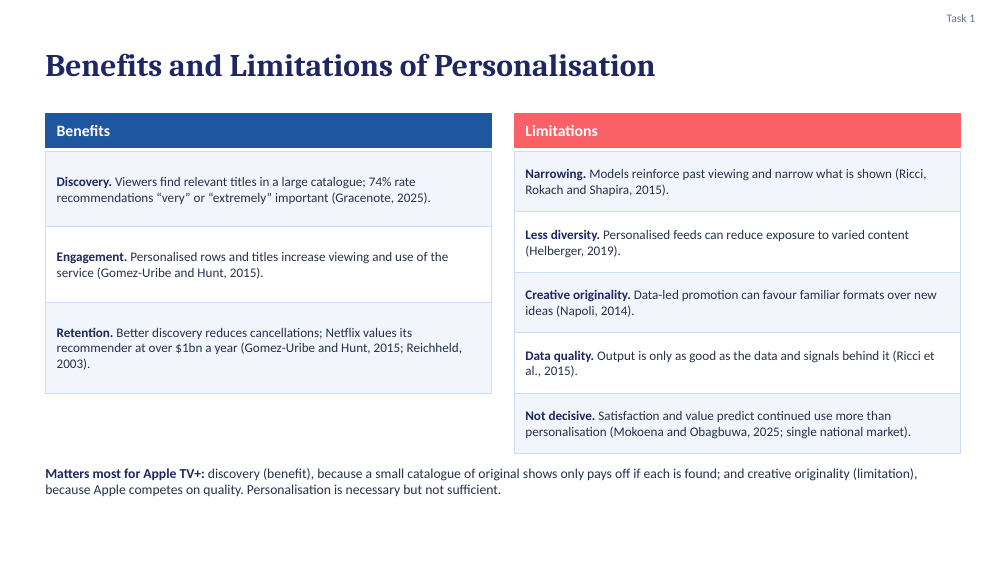
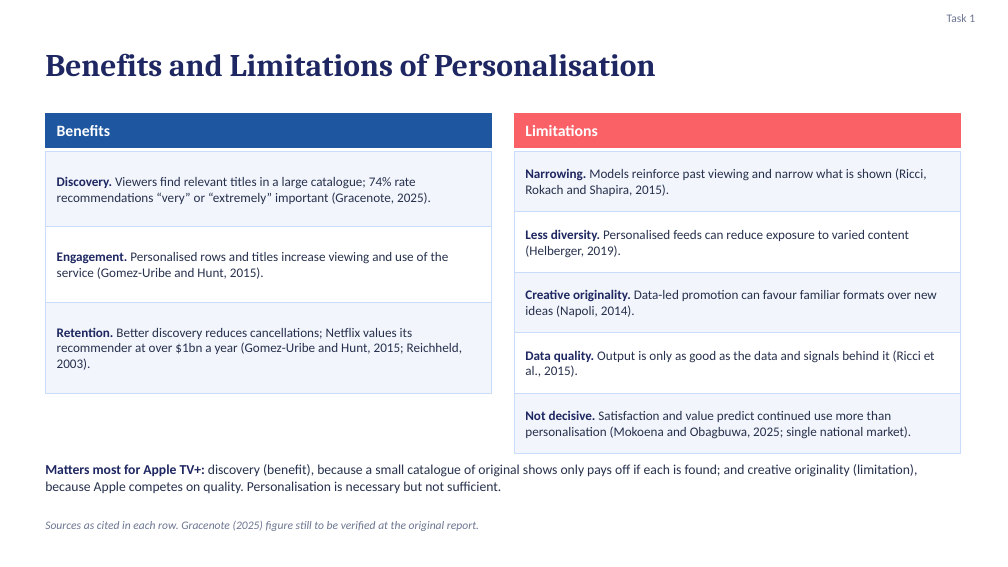
Before and after one commit to karanrg22-svg/skill, a slide deck: slide 5 of Earning-the-Signal_revised.pptx. Drawn at 1008x567 pixels with LibreOffice and Linux fonts; fonts in the diff are those of the drawing. Boxes give left, top, right and bottom in pixels: in the first picture for what was removed or moved away, otherwise in the second. Text is boxed around its words. In the diff, an @@ line names an element or a change of style, - is before the commit and + after.

```diff
--- a/Earning-the-Signal_revised.pptx
+++ b/Earning-the-Signal_revised.pptx
@@ text "Matters most for Apple TV+: ..." moved from (x1=45, y1=468, x2=918, y2=496) to (x1=45, y1=464, x2=918, y2=493) @@
@@ text added at (x1=45, y1=521, x2=479, y2=531), 11 pt, text #6B7590, italic @@
+Sources as cited in each row. Gracenote (2025) figure still to be verified at the original report.
```
Also in this commit, not shown: 3 other slides changed.
